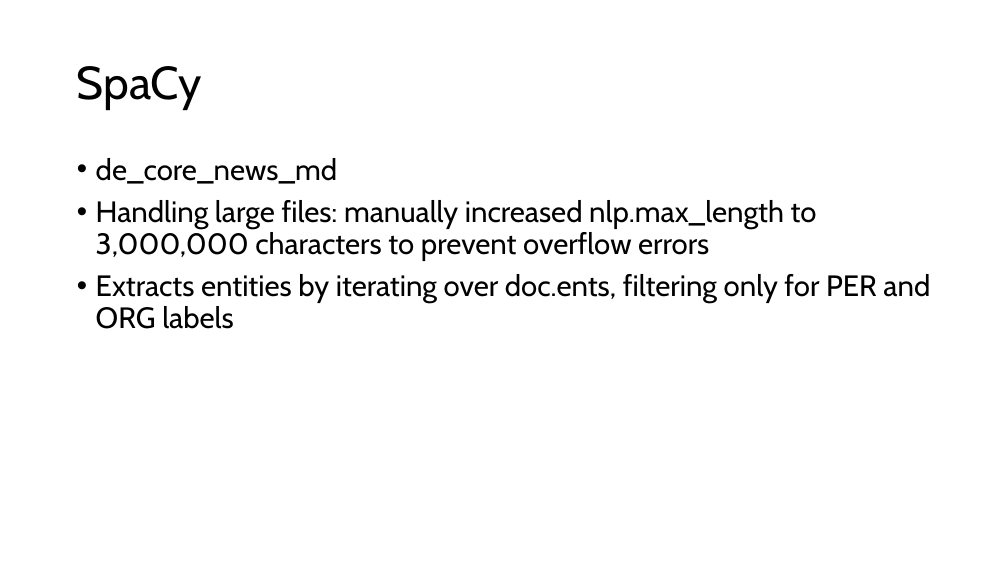
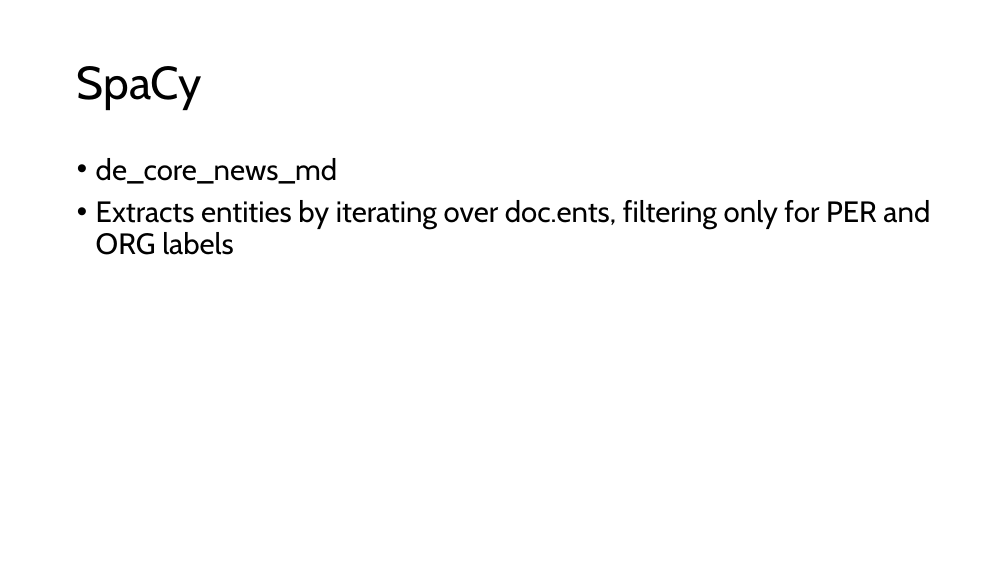
Before and after one commit to kiliankoeck/NLP, a slide deck: slide 7 of NLP-Group18.pptx (slide 6 before the commit). Drawn at 1008x567 pixels with LibreOffice and Linux fonts; fonts in the diff are those of the drawing. Boxes give left, top, right and bottom in pixels: in the first picture for what was removed or moved away, otherwise in the second. Text is boxed around its words. In the diff, an @@ line names an element or a change of style, - is before the commit and + after.

```diff
--- a/NLP-Group18.pptx
+++ b/NLP-Group18.pptx
@@ text at box(96, 200, 817, 261): paragraph removed @@
-• Handling large files: manually increased nlp.max_length to 3,000,000 characters to prevent overflow errors
```
Also in this commit, not shown: 4 other slides changed, 1 slide added.
